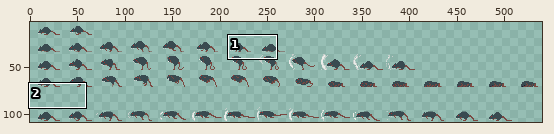
One commit to this sprite sheet: assets/sprites/atlas.png. The first picture is a wide view before the edit; the outline marks the close-up.
Close-up. Before:
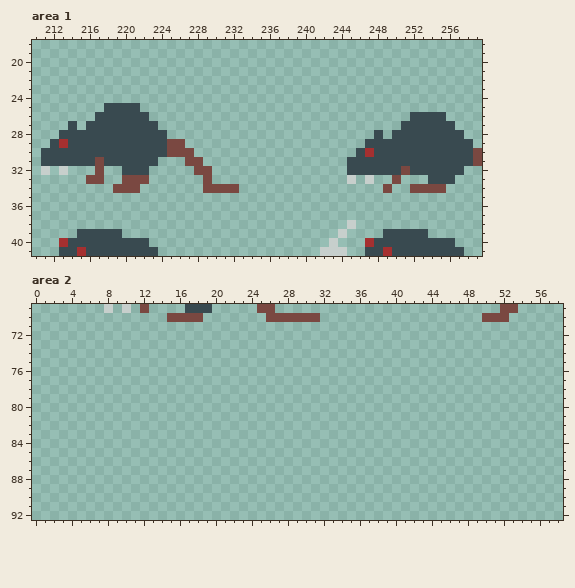
The file is 544x90 pixels. Shown: area 1: x 210..259, y 18..41; area 2: x 0..58, y 69..92. The old version is drawn lined up with the new one. The wide view leaves out empty margins.
The same view after the edit:
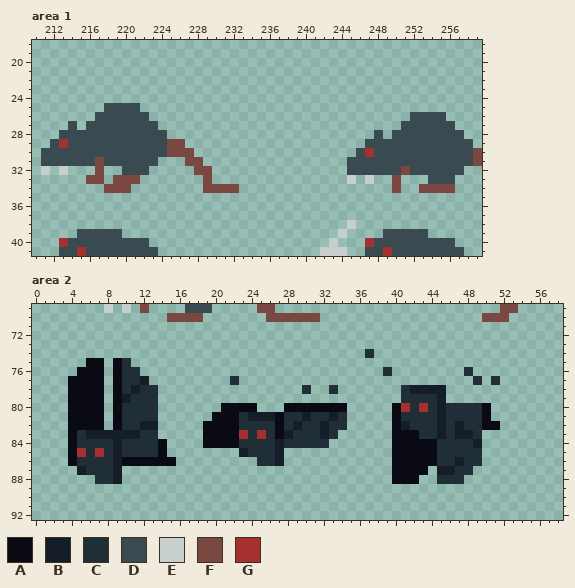
Palette (. is transparent): A #090a14  B #151d28  C #202e37  D #394a50  E #c7cfcc  F #7a4841  G #a53030
Edits made:
canvas 544x90 -> 544x108; drawings rearranged on the sheet (the old picture shows each at its new place)
Area 1:
y 33: x 219 . -> F; x 222 F -> .
y 34: x 218 . -> F; x 221 F -> .; x 249..250 F. -> .F; x 252 F -> .; x 256 . -> F
Area 2:
y 74: x 37 . -> C
y 75: x 6..7 .. -> AA; x 9..10 .. -> AC
y 76: x 5..7 ... -> AAA; x 9..11 ... -> ACC; x 39 . -> C; x 48 . -> C
y 77: x 4..7 .... -> AAAA; x 9..12 .... -> ACCB; x 22 . -> C; x 49 . -> C; x 51 . -> C
y 78: x 4..7 .... -> AAAA; x 9..13 ..... -> ACBCC; x 30 . -> C; x 33 . -> C; x 41..45 ..... -> CBBBB
y 79: x 4..7 .... -> AAAA; x 9..13 ..... -> ABCCC; x 41..45 ..... -> CCCCB
y 80: x 4..7 .... -> AAAA; x 9..13 ..... -> ACCCC; x 21..24 .... -> AAAA; x 28..34 ....... -> AAAAAAA; x 40..50 ........... -> AGCGCBCCCCA
y 81: x 4..7 .... -> AAAA; x 9..13 ..... -> ACCCC; x 20..34 ............... -> AAACBBBACCBCCBC; x 40..50 ........... -> ACCCCBCCCCA
y 82: x 4..7 .... -> AAAA; x 9..13 ..... -> ACCBB; x 19..34 ................ -> AAAACCCCACBCCBCC; x 40..51 ............ -> ABCCCBCBCCAA
y 83: x 4..13 .......... -> ACBBBBBBCC; x 19..33 ............... -> AAAAGCGCABCCCBC; x 40..49 .......... -> AAACCBCBBC
y 84: x 4..14 ........... -> ACCCCBCCCCA; x 19..32 .............. -> AAAACCCCBCCCCC; x 40..49 .......... -> AAAAACCCCB
y 85: x 4..14 ........... -> AGCGCBCCCCA; x 23..27 ..... -> BCCCB; x 40..49 .......... -> AAAAACCCCC
y 86: x 4..15 ............ -> ACCCCBAAAAAA; x 25..27 ... -> CCB; x 40..49 .......... -> AAAAACCBCC
y 87: x 5..9 ..... -> BCCCB; x 40..43 .... -> AAAA; x 45..48 .... -> BBCC
y 88: x 7..9 ... -> CCB; x 40..42 ... -> AAA; x 45..47 ... -> CCC
Boxes around the changes in both close-ups, in picture pixels (x1, y1, x2, y2):
changed: (104, 175, 149, 193)
changed: (383, 184, 455, 193)
added: (365, 349, 500, 484)
added: (68, 358, 347, 484)
